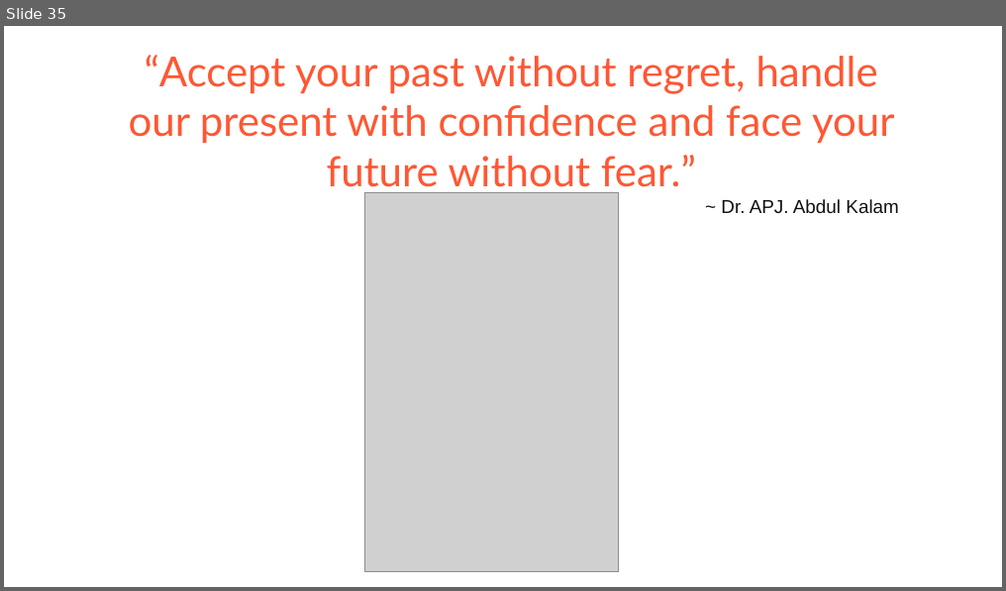
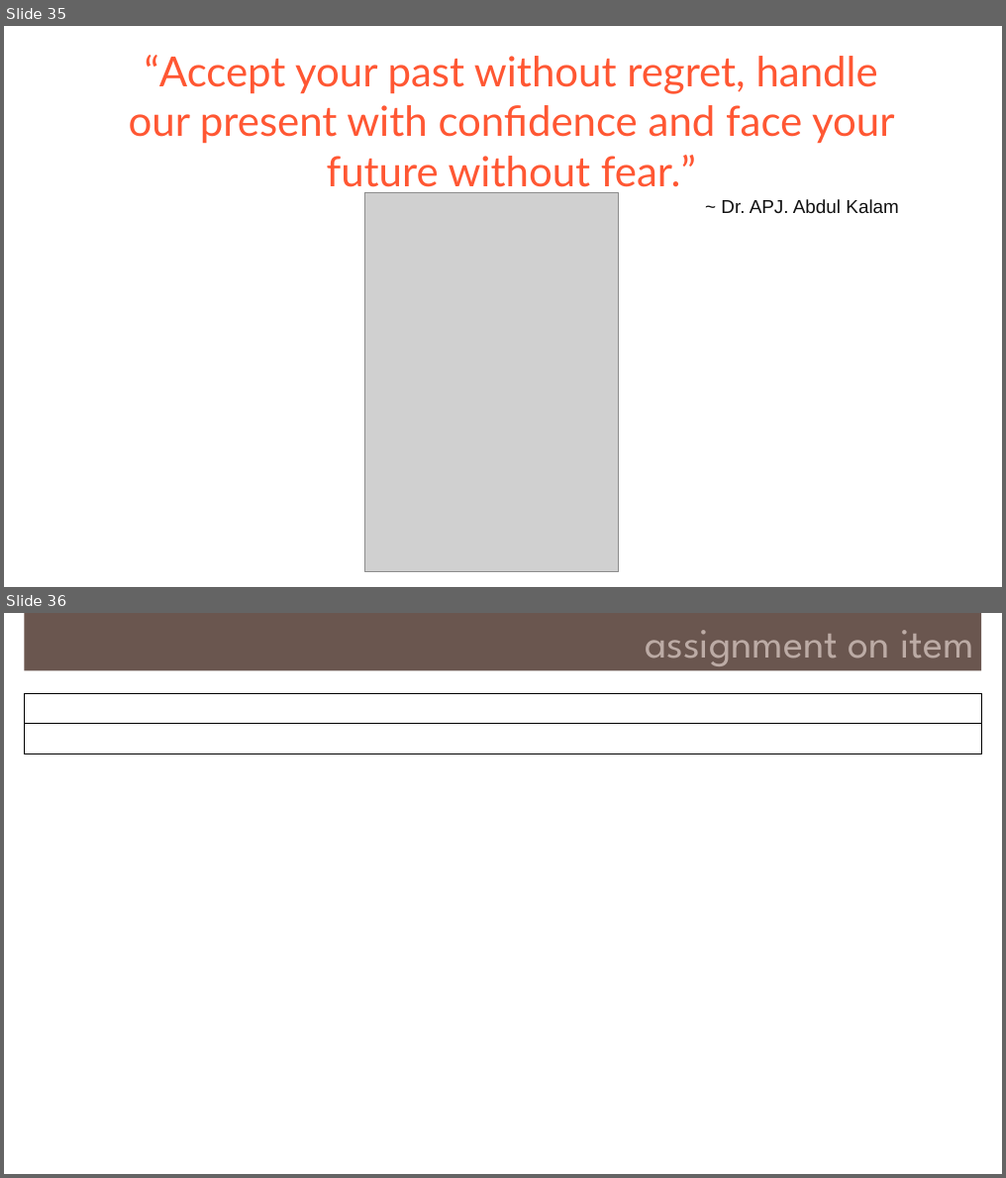
Before and after one commit to Saleel-Bagde/PPT-s, a slide deck: Neo4j.pptx. Shown one above the other, each under a label of ours: slide 35 before the commit, slides 35 and 36 after it. The pictures are 1006x591 and 1006x1178 pixels, drawn with LibreOffice and Linux fonts; fonts in the diff are those of the drawing; grey boxes stand for pictures. Boxes give left, top, right and bottom in pixels: in the first picture for what was removed or moved away, otherwise in the second. Text is boxed around its words. In the diff, an @@ line names an element or a change of style, - is before the commit and + after.

```diff
--- a/Neo4j.pptx
+++ b/Neo4j.pptx
@@ slide 36 added at [4, 613, 1002, 1174], background #FFFFFF @@
@@ rectangle added at [24, 613, 982, 670], fill #6A5650, 40 pt, text #BCABA5 @@
+assignment on item
@@ table added at [24, 693, 982, 754], 2 rows, 1 columns @@
+
+
```
Also in this commit, not shown: 1 slide changed, 1 slide removed, 1 other file.
